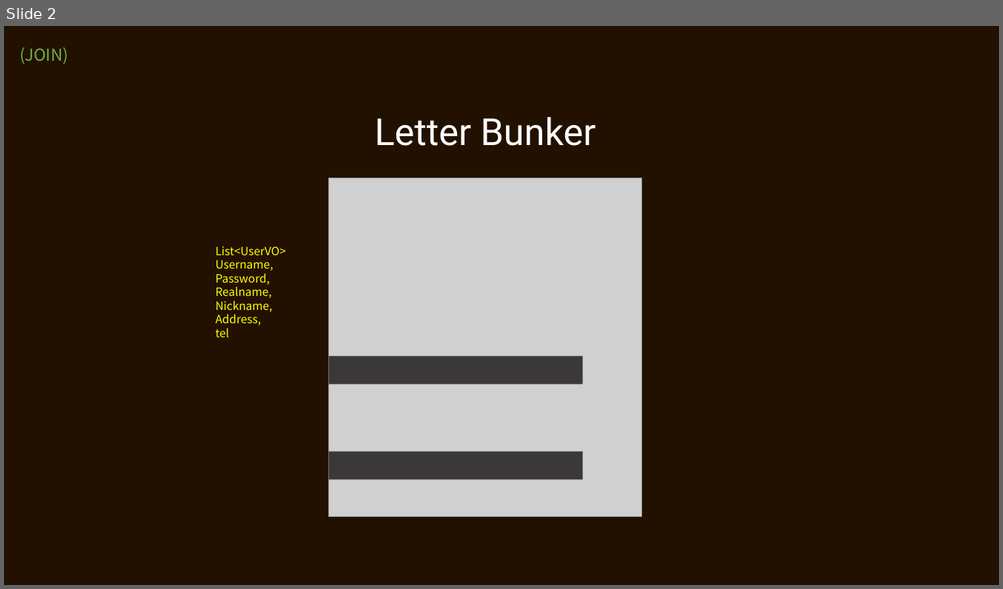
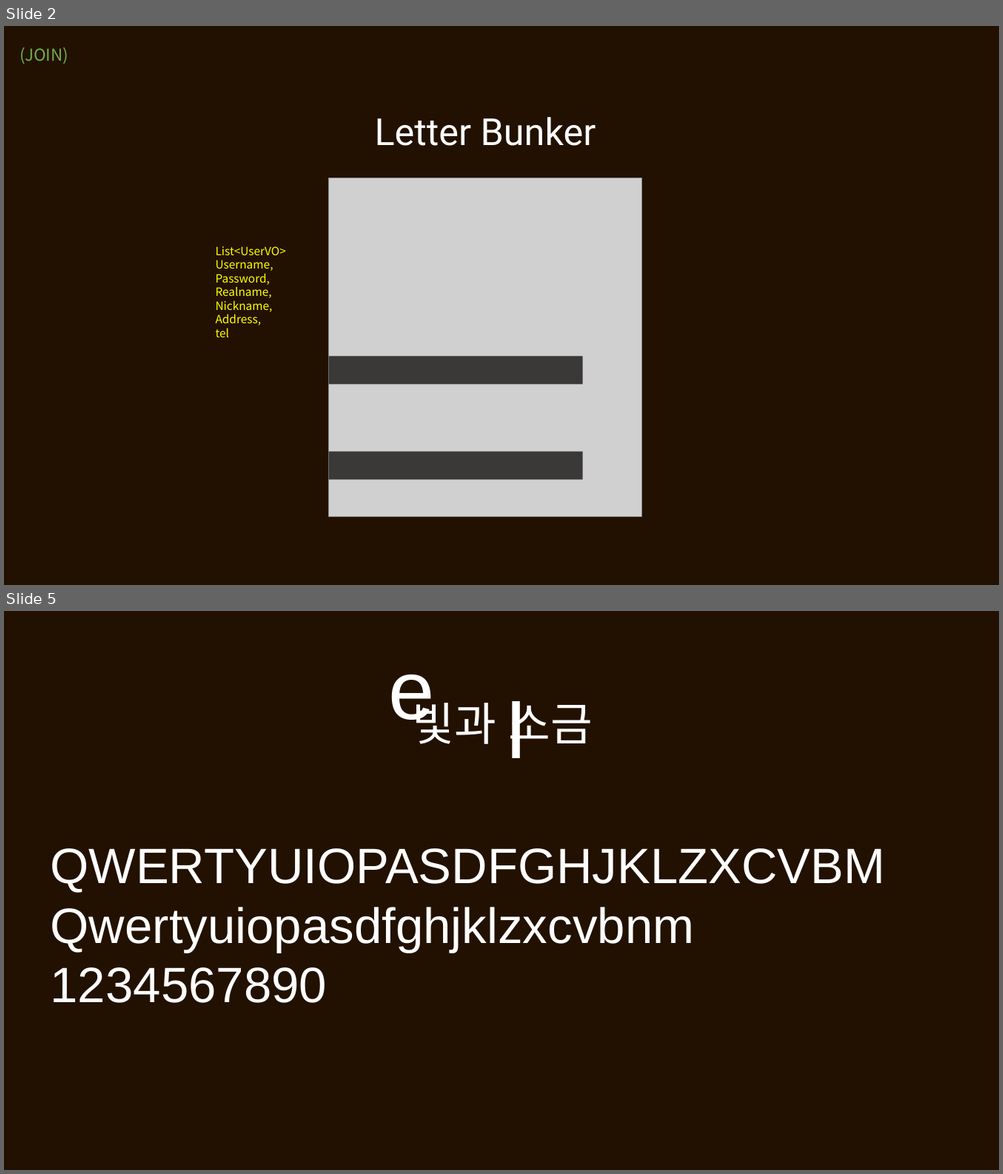
Before and after one commit to itkezi/Biz_Spring_2022_505, a slide deck: SpMVC_LETTERBUNKER/src/main/webapp/resources/letter bunker.pptx. Shown one above the other, each under a label of ours: slide 2 before the commit, slides 2 and 5 after it; the slides between them are not shown. The pictures are 1003x589 and 1003x1174 pixels, drawn with LibreOffice and Linux fonts; fonts in the diff are those of the drawing; grey boxes stand for pictures. Boxes give left, top, right and bottom in pixels: in the first picture for what was removed or moved away, otherwise in the second. Text is boxed around its words. In the diff, an @@ line names an element or a change of style, - is before the commit and + after.

```diff
--- a/SpMVC_LETTERBUNKER/src/main/webapp/resources/letter bunker.pptx
+++ b/SpMVC_LETTERBUNKER/src/main/webapp/resources/letter bunker.pptx
@@ slide 5 added at (4,611,999,1170), background #221100 @@
@@ text added at (389,674,435,734), 80 pt, text #FFFFFF @@
+e
@@ title added at (412,694,592,752), 44 pt, text #FFFFFF @@
+빛과 소금
@@ text added at (504,701,527,758), 80 pt, text #FFFFFF @@
+I
@@ text added at (51,849,885,1003), 48 pt, text #FFFFFF @@
+QWERTYUIOPASDFGHJKLZXCVBM Qwertyuiopasdfghjklzxcvbnm
+1234567890
```
Also in this commit, not shown: 2 slides changed, 3 other files.
